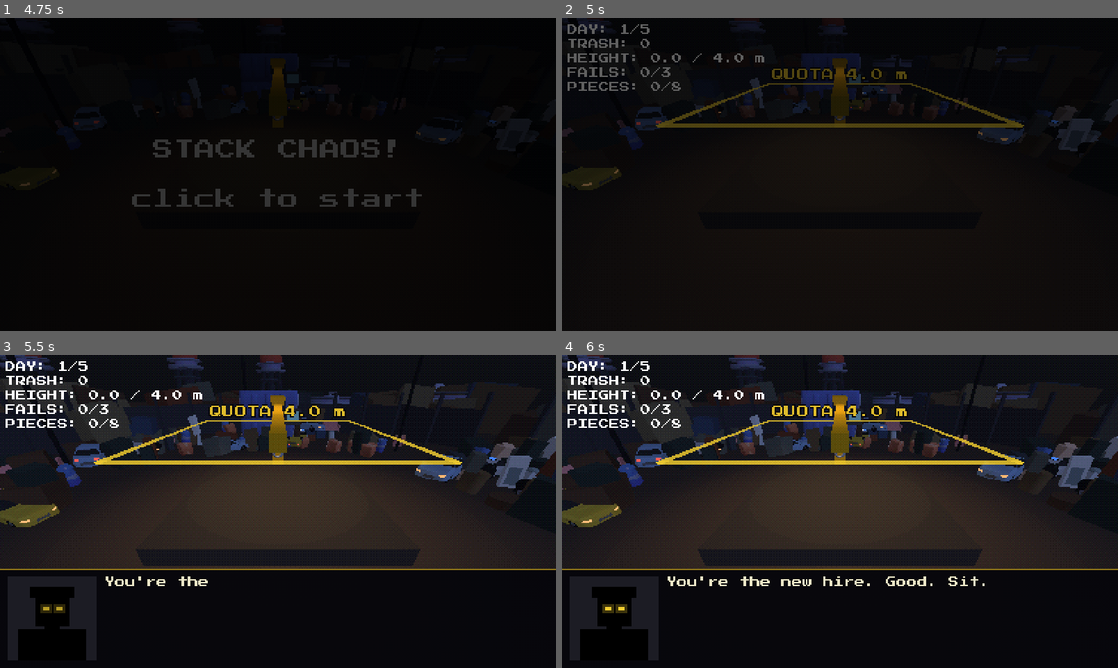
Above: before the commit, frames 1-4 (two rows, left to right).
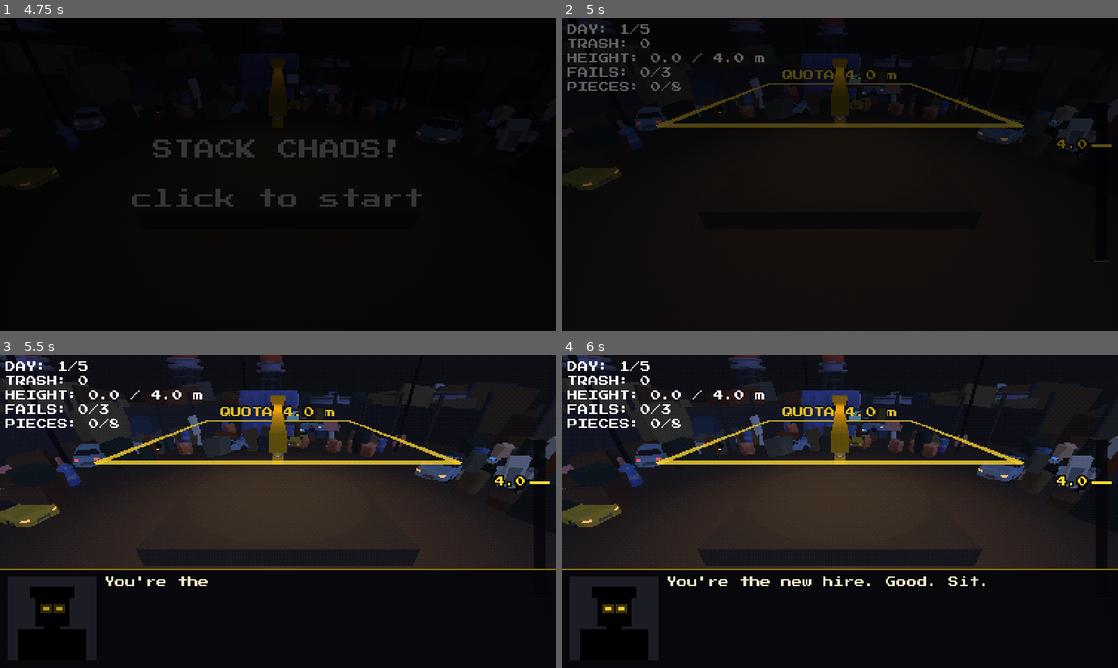
Above: after the commit, the same moments.

Repository: coconutTM/Stack-Chaos
Game: Godot game, scene res://scenes/main.tscn
Two runs of this game, one before a commit and one after it. Both use one fixed random seed, a clock stepped at 60 frames per second and the inputs below.
Inputs (mouse positions are in pixels of both pictures, inside the frame that each line leads up to):
- Up to frame 1 (4.75 s): click "SND ON" at 0.5 s; click "SND ON" at 1.25 s; click "SND OFF" at 2 s; click "SND ON" at 2.75 s; click "SND OFF" at 3.5 s; tap Enter at 4.25 s; move the mouse to (400, 158) at 4.27 s; tap P at 4.35 s; click (400, 158) at 4.42 s
- Up to frame 2 (5 s): no input
- Up to frame 3 (5.5 s): drag from (166, 527) to (250, 574) at 5.02 s
- Up to frame 4 (6 s): move the mouse to (895, 442) at 5.77 s; tap P at 5.85 s; click (895, 442) at 5.92 s

Frame 1 is identical in both runs. In frame 2, 0.6% of the frame differs, in the area x 37-99%, y 15-78%; in frame 3, 0.6%, in the area x 37-99%, y 15-43%; in frame 4, 0.6%.

Commit message:
A2: height meter bar on the right edge of the screen
Shows current stack height, day best and quota tick; fill turns green
when quota is reached. Quota label slightly smaller.

Co-Authored-By: Claude Sonnet 5.5 <noreply@anthropic.com>

Diff:
--- /dev/null
+++ b/scripts/height_meter.gd
@@ -0,0 +1,75 @@
+class_name HeightMeter
+extends CanvasLayer
+
+# แถบวัดความสูงแนวตั้งที่ขอบขวาจอ (พิกัด 426x240): ระดับกองตอนนี้ (เติมสี) / ขีดสูงสุดของวัน (ขาว) / ขีดโควต้า (เหลือง)
+# main.gd เรียก set_values() ทุกเฟรม — ตัวแถบเลื่อนค่าที่โชว์ตามเองให้ไหลลื่น
+
+const BAR_X := 410.0
+const BAR_W := 7.0
+const TOP_Y := 66.0
+const BOT_Y := 186.0
+const PAD_Y := 1.2            # ผิวแท่น = ศูนย์ของแถบ (พิกัดโลก เหมือน HEIGHT บน HUD)
+const SMOOTH := 8.0           # ความเร็วไหลของระดับที่โชว์ (สูตร exp ไม่ขึ้นกับ framerate)
+const COL_BG := Color(0.02, 0.02, 0.04, 0.8)
+const COL_FILL := Color(0.85, 0.65, 0.1)
+const COL_DONE := Color(0.4, 1.0, 0.45)
+const COL_QUOTA := Color(1.0, 0.85, 0.2)
+
+var _canvas: Control
+var _top := 0.0               # ค่าจริง
+var _best := 0.0
+var _quota := 1.0
+var _shown := 0.0             # ค่าที่โชว์ (ไหลตาม _top)
+
+
+func _ready() -> void:
+	layer = 4
+	_canvas = Control.new()
+	_canvas.mouse_filter = Control.MOUSE_FILTER_IGNORE
+	_canvas.set_anchors_and_offsets_preset(Control.PRESET_FULL_RECT)
+	_canvas.draw.connect(_draw_meter)
+	add_child(_canvas)
+	visible = false
+
+
+func set_values(top: float, best: float, quota: float) -> void:
+	_top = top
+	_best = best
+	_quota = quota
+
+
+func _process(delta: float) -> void:
+	_shown = lerpf(_shown, maxf(_top, PAD_Y), 1.0 - exp(-SMOOTH * delta))
+	_canvas.queue_redraw()
+
+
+# ความสูง (พิกัดโลก) → พิกัด y บนจอ / แถบสูงถึง 125% ของโควต้า เหลือที่ให้กองเกินได้
+func _y_of(height: float) -> float:
+	var span := maxf(0.1, _quota * 1.25 - PAD_Y)
+	var t := clampf((height - PAD_Y) / span, 0.0, 1.0)
+	return lerpf(BOT_Y, TOP_Y, t)
+
+
+func _draw_meter() -> void:
+	var font := _canvas.get_theme_default_font()
+	_canvas.draw_rect(Rect2(BAR_X - 1.0, TOP_Y - 1.0, BAR_W + 2.0, BOT_Y - TOP_Y + 2.0), COL_BG)
+
+	# ระดับกองตอนนี้
+	var fill_y := _y_of(_shown)
+	var reached := _top >= _quota
+	_canvas.draw_rect(Rect2(BAR_X, fill_y, BAR_W, BOT_Y - fill_y), COL_DONE if reached else COL_FILL)
+
+	# ขีดสูงสุดของวัน (ขาว)
+	if _best > PAD_Y:
+		var by := roundf(_y_of(_best))
+		_canvas.draw_rect(Rect2(BAR_X - 3.0, by, BAR_W + 6.0, 1.0), Color(1, 1, 1, 0.9))
+
+	# ขีดโควต้า + ตัวเลข
+	var qy := roundf(_y_of(_quota))
+	_canvas.draw_rect(Rect2(BAR_X - 4.0, qy - 1.0, BAR_W + 8.0, 2.0), COL_QUOTA)
+	var text := "%.1f" % _quota
+	var w := font.get_string_size(text, HORIZONTAL_ALIGNMENT_LEFT, -1, 8).x
+	_canvas.draw_string_outline(font, Vector2(BAR_X - 7.0 - w, qy + 3.0), text, HORIZONTAL_ALIGNMENT_LEFT, -1, 8, 4, Color.BLACK)
+	_canvas.draw_string(font, Vector2(BAR_X - 7.0 - w, qy + 3.0), text, HORIZONTAL_ALIGNMENT_LEFT, -1, 8, COL_QUOTA)
+	# ฐานแถบ = 0 (ผิวแท่น)
+	_canvas.draw_rect(Rect2(BAR_X - 2.0, BOT_Y, BAR_W + 4.0, 1.0), Color(1, 1, 1, 0.5))
--- a/scripts/main.gd
+++ b/scripts/main.gd
@@ -23,6 +23,7 @@
 var quota_marker: QuotaMarker
 var dialogue: DialogueBox
 var item_bar: ItemBar
+var height_meter: HeightMeter
 var look: Ps1Look
 var modifiers: DayModifiers
 var screen_fx: ScreenFx
@@ -86,6 +87,8 @@
 	item_bar = ItemBar.new()
 	add_child(item_bar)
 	item_bar.slot_pressed.connect(_on_item_slot)
+	height_meter = HeightMeter.new()
+	add_child(height_meter)
 	items.used.connect(func(ok: bool) -> void: sfx.play("item_use" if ok else "deny"))
 	dialogue.blip.connect(sfx.blip)
 	look.flickered.connect(func() -> void: sfx.play("buzz", -6.0))
@@ -131,6 +134,8 @@
 	# เส้นโควต้าโชว์เฉพาะระหว่างวัน (หน้า title / โดนไล่ออก / ฉากจบไม่โชว์)
 	quota_marker.visible = quota_height > 0.0 and (state == State.DIALOGUE or state == State.HOLDING or state == State.WAITING)
 	quota_marker.update_progress(tower_top)
+	height_meter.visible = quota_marker.visible
+	height_meter.set_values(tower_top, best_height, quota_height)
 	_refresh_items()
 	sound_toggle.visible = state == State.TITLE   # ปุ่มเปิด/ปิดเสียงมีเฉพาะหน้าแรก
 
--- a/scripts/quota_marker.gd
+++ b/scripts/quota_marker.gd
@@ -37,7 +37,7 @@
 	_label = Label3D.new()
 	_label.font = preload("res://fonts/pixel.ttf")
 	_label.font_size = 32          # พหุคูณของ 8 ให้ฟอนต์ pixel คม
-	_label.pixel_size = 0.024
+	_label.pixel_size = 0.02
 	_label.outline_size = 8
 	_label.outline_modulate = Color(0.02, 0.02, 0.04)
 	_label.billboard = BaseMaterial3D.BILLBOARD_ENABLED
Not shown, added: scripts/height_meter.gd.uid
Not shown, changed: CLAUDE.md
